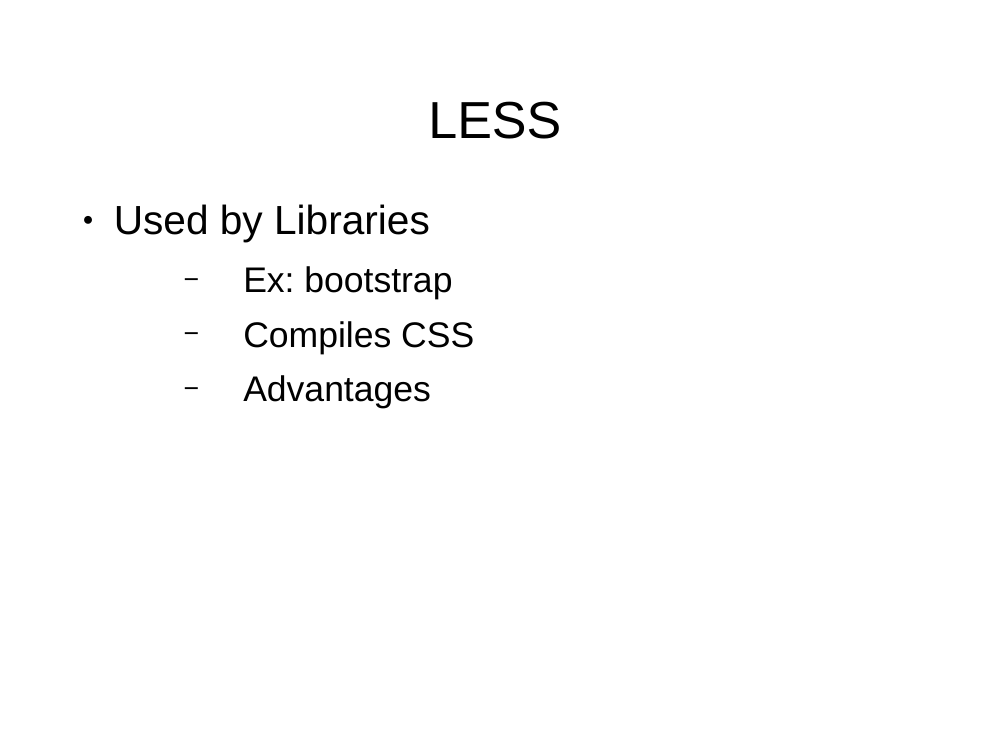
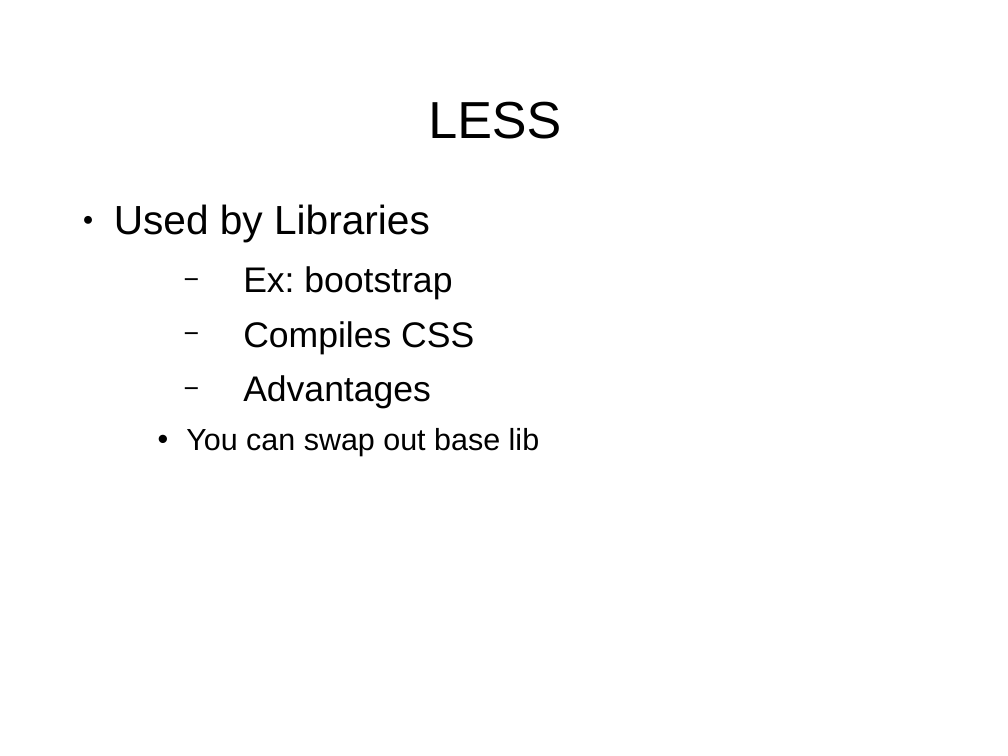
Before and after one commit to shawea/blueGrass, a slide deck: slide 12 of trainTheTrainer/1of2.odp. Drawn at 1008x756 pixels with LibreOffice and Linux fonts; fonts in the diff are those of the drawing; background and template pictures are left out. Boxes give left, top, right and bottom in pixels: in the first picture for what was removed or moved away, otherwise in the second. Text is boxed around its words. In the diff, an @@ line names an element or a change of style, - is before the commit and + after.

```diff
--- a/trainTheTrainer/1of2.odp
+++ b/trainTheTrainer/1of2.odp
@@ text at (186,428,539,456): paragraph added @@
+    • You can swap out base lib
```
Also in this commit, not shown: 1 slide removed, 28 other files.
